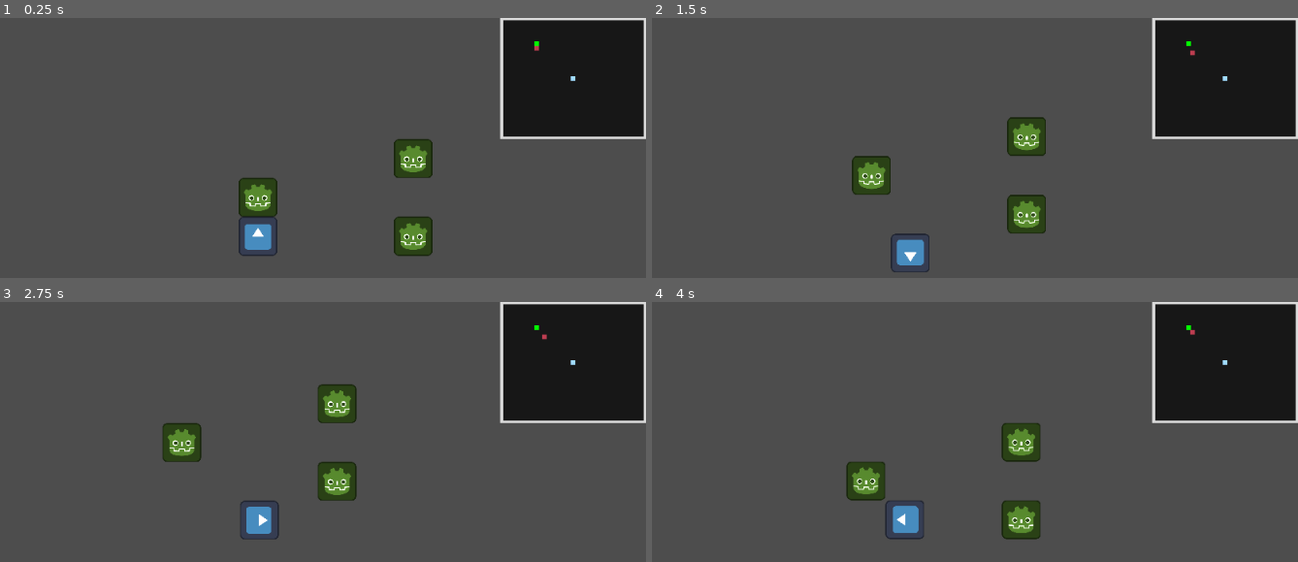
Above: before the commit, frames 1-4 (two rows, left to right).
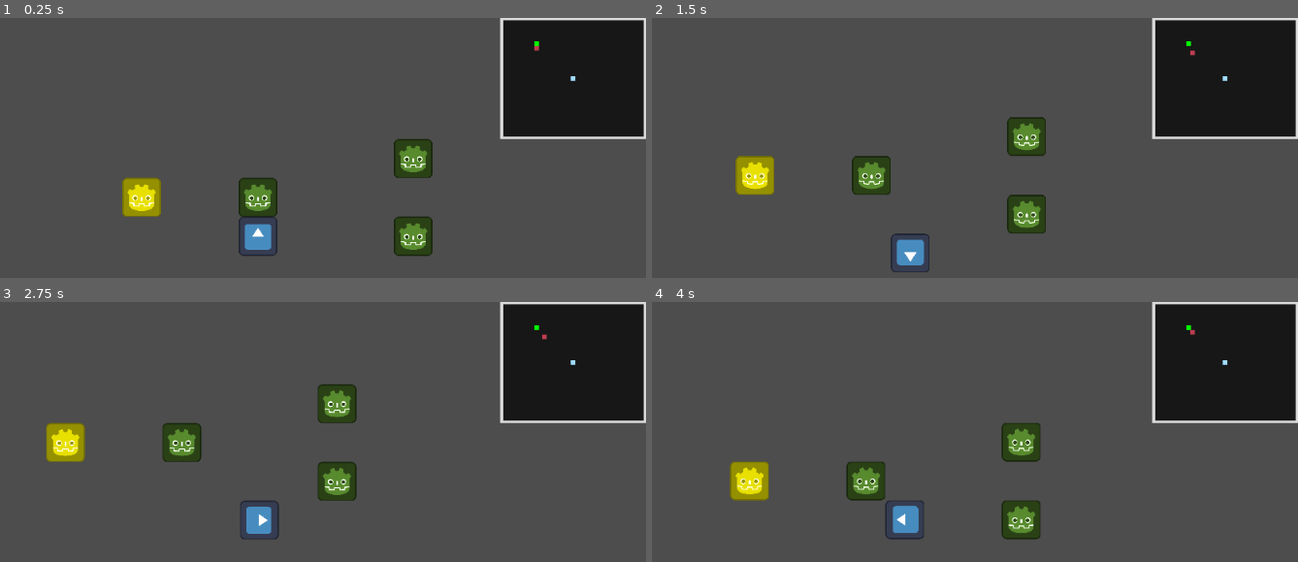
Above: after the commit, the same moments.

Repository: colejparker/brackeysgamejam2026_1
Game: Godot game, scene res://src/game.tscn
Same seed, same stepped clock (60 frames per second), same inputs: the game is played once before the commit and once after it. The engine's default icon, where the game draws it, is replaced by a stand-in: a white triangle on a blue panel in a dark square.
Inputs:
- Up to frame 1 (0.25 s): no input
- Up to frame 2 (1.5 s): tap Enter at 0.5 s; hold Right (moveRight) 0.53-1.28 s; hold Down (moveDown) from 1.28 s (still down)
- Up to frame 3 (2.75 s): release Down (moveDown) at 2.03 s; hold Right (moveRight) from 2.03 s (still down)
- Up to frame 4 (4 s): release Right (moveRight) at 2.78 s; hold Up (moveUp) 2.78-3.53 s; hold Left (moveLeft) from 3.53 s (still down)

The runs differ from the first frame. In frame 1, 0.9% of the frame differs, in the area x 18-25%, y 61-77%; in frame 2, 0.9%; in frame 3, 0.9%; in frame 4, 0.9%, in the area x 12-19%, y 61-77%.

Commit message:
Add Pickups (and Global Game Script)

Diff:
--- a/brackeysgamejam-2026-1/project.godot
+++ b/brackeysgamejam-2026-1/project.godot
@@ -18,6 +18,10 @@
 run/main_scene="uid://b4exnb3ictcbt"
 config/features=PackedStringArray("4.6", "GL Compatibility")
 config/icon="res://icon.svg"
+
+[autoload]
+
+Game="*res://src/global/game.gd"
 
 [display]
 
--- a/brackeysgamejam-2026-1/src/bugger/bugger_1.tscn
+++ b/brackeysgamejam-2026-1/src/bugger/bugger_1.tscn
@@ -4,6 +4,7 @@
 [ext_resource type="PackedScene" uid="uid://bm4x8vn2jgal" path="res://src/bugger/obstacles/obstacle_spawner.tscn" id="2_spawner"]
 [ext_resource type="PackedScene" uid="uid://c8qy7xvh2jf8k" path="res://src/bugger/obstacles/enemy_bug.tscn" id="3_obstacle"]
 [ext_resource type="PackedScene" uid="uid://ba6b8icfowbf2" path="res://src/bugger/obstacles/enemy_bird.tscn" id="4_8imaq"]
+[ext_resource type="PackedScene" uid="uid://cf7kpyvsv6ega" path="res://src/bugger/pickups/leaf.tscn" id="5_rsis4"]
 [ext_resource type="PackedScene" uid="uid://dsnre2kwayk2" path="res://src/bugger/obstacles/obstacle_stationary.tscn" id="5_w4mas"]
 [ext_resource type="Texture2D" uid="uid://djddk0ce0ntmc" path="res://enemy_green.png" id="6_q80gb"]
 [ext_resource type="PackedScene" uid="uid://cqm8vn2jg4ma" path="res://src/bugger/ui/minimap.tscn" id="7_minimap"]
@@ -58,6 +59,12 @@
 boundary_left = -3200.0
 boundary_right = 3200.0
 
+[node name="PickupLayer" type="Node2D" parent="." unique_id=1206891775]
+position = Vector2(320, 180)
+
+[node name="Leaf" parent="PickupLayer" unique_id=72098044 instance=ExtResource("5_rsis4")]
+position = Vector2(-96, -32)
+
 [node name="ObstacleLayer" type="Node2D" parent="." unique_id=1486570201]
 position = Vector2(320, 180)
 
--- /dev/null
+++ b/brackeysgamejam-2026-1/src/bugger/pickups/leaf.tscn
@@ -0,0 +1,17 @@
+[gd_scene format=3 uid="uid://cf7kpyvsv6ega"]
+
+[ext_resource type="Script" uid="uid://ne2f0b7wf6yg" path="res://src/bugger/pickups/pickup.gd" id="1_645jh"]
+[ext_resource type="Texture2D" uid="uid://ci1n1mq03ry0g" path="res://pickup.png" id="1_kd66m"]
+
+[sub_resource type="RectangleShape2D" id="RectangleShape2D_645jh"]
+size = Vector2(30, 30)
+
+[node name="Leaf" type="Area2D" unique_id=72098044]
+script = ExtResource("1_645jh")
+
+[node name="Sprite2D" type="Sprite2D" parent="." unique_id=843971179]
+scale = Vector2(0.25, 0.25)
+texture = ExtResource("1_kd66m")
+
+[node name="CollisionShape2D" type="CollisionShape2D" parent="." unique_id=752856703]
+shape = SubResource("RectangleShape2D_645jh")
--- /dev/null
+++ b/brackeysgamejam-2026-1/src/bugger/pickups/pickup.gd
@@ -0,0 +1,14 @@
+extends Area2D
+
+@export var value: int = 1
+
+func _ready():
+	body_entered.connect(_on_body_entered)
+
+	collision_layer = 16
+	collision_mask = 1
+
+func _on_body_entered(body: Node2D):
+	if body is CharacterBody2D:
+		Game.add_money(value)
+		queue_free()
--- /dev/null
+++ b/brackeysgamejam-2026-1/src/global/game.gd
@@ -0,0 +1,12 @@
+extends Node
+
+signal money_changed(new_amount: int)
+
+var money: int = 5:
+	set(value):
+		money = value
+		money_changed.emit(money)
+
+func add_money(amount: int):
+	money += amount
+	print("Money: ", money)
Not shown, added: brackeysgamejam-2026-1/src/bugger/pickups/pickup.gd.uid
Not shown, added: brackeysgamejam-2026-1/src/global/game.gd.uid
